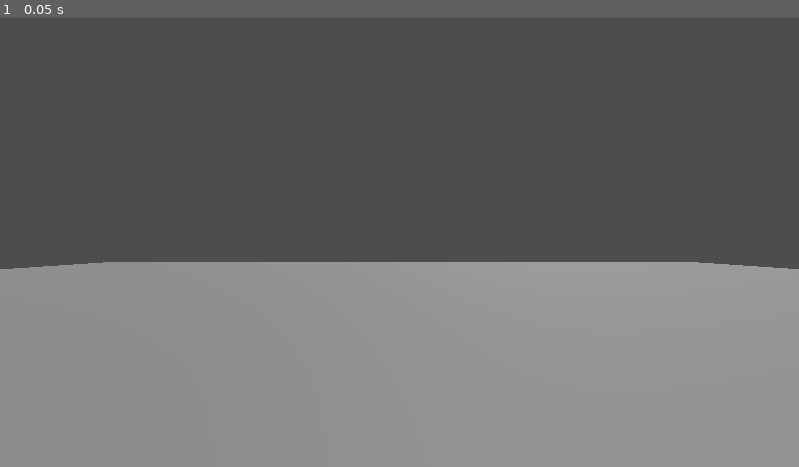
Above: before the commit, frame 1.
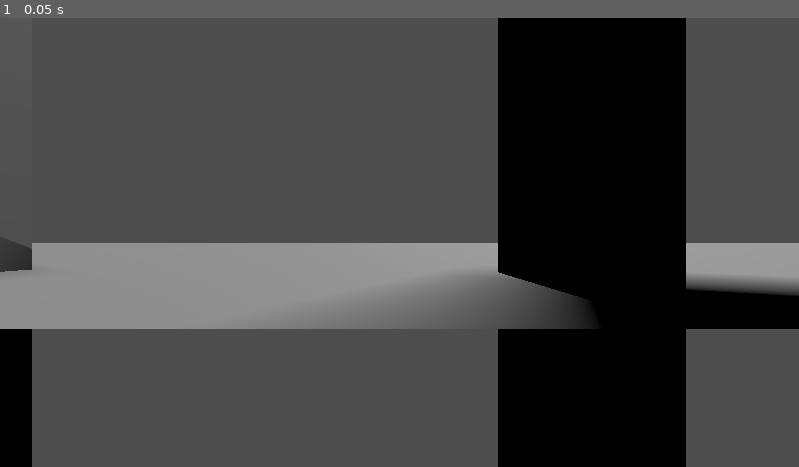
Above: after the commit, the same moment.

Repository: MayLaMaker/the-more-things-change
Game: Godot game, scene res://main.tscn
The game is run twice, just before and just after one commit, with the same random seed, the same clock (stepped at 60 frames per second) and the same inputs.
Inputs:
- Up to frame 1 (0.05 s): no input

The runs differ from the first frame. In frame 1, 54% of the frame differs, in the area x 0-100%, y 0-100%.

Commit message:
1st Save
I don't remember everything done here.

-Air Climbing

-Movement Based on Direction, and Position of Headset

-Use of Hand Mesh Rather Than the Animated VRHands

-Climbing Poles Test

Diff:
--- a/main.tscn
+++ b/main.tscn
@@ -1,13 +1,43 @@
-[gd_scene load_steps=5 format=3 uid="uid://tktbv6he63n6"]
+[gd_scene load_steps=15 format=3 uid="uid://tktbv6he63n6"]
 
 [ext_resource type="PackedScene" uid="uid://clc5dre31iskm" path="res://addons/godot-xr-tools/xr/start_xr.tscn" id="1_ig7tw"]
 [ext_resource type="PackedScene" uid="uid://byq66buv4im4p" path="res://player.tscn" id="2_0xm2m"]
 
 [sub_resource type="BoxShape3D" id="BoxShape3D_0xm2m"]
-size = Vector3(10, 0.1, 100)
+size = Vector3(50, 0.1, 50)
 
 [sub_resource type="BoxMesh" id="BoxMesh_h2yge"]
 size = Vector3(50, 0.1, 50)
+
+[sub_resource type="BoxShape3D" id="BoxShape3D_h2yge"]
+size = Vector3(0.1, 25, 0.1)
+
+[sub_resource type="BoxMesh" id="BoxMesh_0xm2m"]
+size = Vector3(0.1, 25, 0.1)
+
+[sub_resource type="BoxShape3D" id="BoxShape3D_1bvp3"]
+size = Vector3(0.13, 25, 0.13)
+
+[sub_resource type="BoxMesh" id="BoxMesh_1bvp3"]
+size = Vector3(0.13, 25, 0.13)
+
+[sub_resource type="BoxShape3D" id="BoxShape3D_lquwl"]
+size = Vector3(0.05, 25, 0.05)
+
+[sub_resource type="BoxMesh" id="BoxMesh_7mycd"]
+size = Vector3(0.05, 25, 0.05)
+
+[sub_resource type="BoxShape3D" id="BoxShape3D_272bh"]
+size = Vector3(0.025, 25, 0.025)
+
+[sub_resource type="BoxMesh" id="BoxMesh_5vw27"]
+size = Vector3(0.025, 25, 0.025)
+
+[sub_resource type="BoxShape3D" id="BoxShape3D_7mycd"]
+size = Vector3(0.008, 25, 0.008)
+
+[sub_resource type="BoxMesh" id="BoxMesh_272bh"]
+size = Vector3(0.008, 25, 0.008)
 
 [node name="Main" type="Node3D"]
 
@@ -19,7 +49,7 @@
 [node name="StartXR" parent="." instance=ExtResource("1_ig7tw")]
 
 [node name="Player" parent="." instance=ExtResource("2_0xm2m")]
-transform = Transform3D(1, 0, 0, 0, 1, 0, 0, 0, 1, -0.0987978, 1.7281919, 0.09611201)
+transform = Transform3D(1, 0, 0, 0, 1, 0, 0, 0, 1, -0.099, 0, 0.096)
 
 [node name="Ground" type="StaticBody3D" parent="."]
 
@@ -28,3 +58,52 @@
 
 [node name="MeshInstance3D" type="MeshInstance3D" parent="Ground/CollisionShape3D"]
 mesh = SubResource("BoxMesh_h2yge")
+
+[node name="Pole 0,1m" type="StaticBody3D" parent="."]
+
+[node name="CollisionShape3D 0,1m" type="CollisionShape3D" parent="Pole 0,1m"]
+shape = SubResource("BoxShape3D_h2yge")
+
+[node name="MeshInstance3D 0,1m" type="MeshInstance3D" parent="Pole 0,1m/CollisionShape3D 0,1m"]
+mesh = SubResource("BoxMesh_0xm2m")
+skeleton = NodePath("../../..")
+
+[node name="Pole 0,13m" type="StaticBody3D" parent="."]
+transform = Transform3D(1, 0, 0, 0, 1, 0, 0, 0, 1, -0.36601007, 0, 0)
+
+[node name="CollisionShape3D 0,13m" type="CollisionShape3D" parent="Pole 0,13m"]
+shape = SubResource("BoxShape3D_1bvp3")
+
+[node name="MeshInstance3D 0,13m" type="MeshInstance3D" parent="Pole 0,13m/CollisionShape3D 0,13m"]
+mesh = SubResource("BoxMesh_1bvp3")
+skeleton = NodePath("../../../Pole 0,1m")
+
+[node name="Pole 0,05m" type="StaticBody3D" parent="."]
+transform = Transform3D(1, 0, 0, 0, 1, 0, 0, 0, 1, 0.36018467, 0, 0)
+
+[node name="CollisionShape3D 0,05m" type="CollisionShape3D" parent="Pole 0,05m"]
+shape = SubResource("BoxShape3D_lquwl")
+
+[node name="MeshInstance3D 0,05m" type="MeshInstance3D" parent="Pole 0,05m/CollisionShape3D 0,05m"]
+mesh = SubResource("BoxMesh_7mycd")
+skeleton = NodePath("../../../Pole 0,13m")
+
+[node name="Pole 0,025m" type="StaticBody3D" parent="."]
+transform = Transform3D(1, 0, 0, 0, 1, 0, 0, 0, 1, 0.72036934, 0, 0)
+
+[node name="CollisionShape3D 0,025m" type="CollisionShape3D" parent="Pole 0,025m"]
+shape = SubResource("BoxShape3D_272bh")
+
+[node name="MeshInstance3D 0,025m" type="MeshInstance3D" parent="Pole 0,025m/CollisionShape3D 0,025m"]
+mesh = SubResource("BoxMesh_5vw27")
+skeleton = NodePath("../../../Pole 0,13m")
+
+[node name="Pole 0,008m" type="StaticBody3D" parent="."]
+transform = Transform3D(1, 0, 0, 0, 1, 0, 0, 0, 1, 1.049897, 0, 0)
+
+[node name="CollisionShape3D 0,008m" type="CollisionShape3D" parent="Pole 0,008m"]
+shape = SubResource("BoxShape3D_7mycd")
+
+[node name="MeshInstance3D 0,008m" type="MeshInstance3D" parent="Pole 0,008m/CollisionShape3D 0,008m"]
+mesh = SubResource("BoxMesh_272bh")
+skeleton = NodePath("../../../Pole 0,13m")
--- a/player.gd
+++ b/player.gd
@@ -1,30 +1,112 @@
 extends CharacterBody3D
 
 @onready var headset: XRCamera3D = $XROrigin3D/XRCamera3D
-var speed: float = 25.0
-var acceleration: float = 1.0
+# LeftStick Movement
+@export var speed: float = 25.0
+@export var acceleration: float = 1.0
 var input_vector: Vector2 = Vector2.ZERO
+@export var gravity: float = 9.8
+@export var air_control: float = 0 # 0 = no control in air, 1 = full control
+# Grabbing
+var left_grabbing := false
+var right_grabbing := false
+@onready var left_hand: XRController3D = $XROrigin3D/LeftController
+@onready var right_hand: XRController3D = $XROrigin3D/RightController
+var left_prev_pos: Vector3
+var right_prev_pos: Vector3
+@export var can_climb: bool = true
+@export var climb_strength: float = 1.0
+# Both Hand Climbing
+var both_hands_grabbing: bool = false
+var virtual_hand_start: Vector3 = Vector3.ZERO
+var virtual_hand_prev: Vector3 = Vector3.ZERO
+var virtual_hand_initialized: bool = false
+
+# Grab Functions
+func _on_left_controller_button_pressed(name: String) -> void:
+	if name == "grip_click":
+		left_grabbing = true
+		left_prev_pos = left_hand.global_transform.origin
+		print("Left grip pressed")
+
+func _on_left_controller_button_released(name: String) -> void:
+	if name == "grip_click":
+		left_grabbing = false
+		left_prev_pos = left_hand.global_transform.origin
+		print("Left grip released")
+
+func _on_right_controller_button_pressed(name: String) -> void:
+	if name == "grip_click":
+		right_grabbing = true
+		right_prev_pos = right_hand.global_transform.origin
+		print("Right grip pressed")
+
+func _on_right_controller_button_released(name: String) -> void:
+	if name == "grip_click":
+		right_grabbing = false
+		right_prev_pos = right_hand.global_transform.origin
+		print("Right grip released")
 
 # Update stick input from signal
 func _on_left_controller_input_vector_2_changed(name: String, value: Vector2) -> void:
 	input_vector = value
 
 func _physics_process(delta: float) -> void:
+	# Determine if both hands are grabbing
+	both_hands_grabbing = left_grabbing and right_grabbing
+
+	# Initialize virtual hand if both hands start grabbing
+	if both_hands_grabbing and not virtual_hand_initialized:
+		virtual_hand_start = (left_prev_pos + right_prev_pos) * 0.5
+		virtual_hand_prev = virtual_hand_start
+		virtual_hand_initialized = true
+
+	# Climbing logic
+	if can_climb and (left_grabbing or right_grabbing):
+		var climb_force := Vector3.ZERO
+
+		if both_hands_grabbing:
+			var current_midpoint = (left_hand.global_transform.origin + right_hand.global_transform.origin) * 0.5
+			climb_force = virtual_hand_prev - current_midpoint
+			virtual_hand_prev = current_midpoint
+		else:
+			if left_grabbing:
+				climb_force += left_prev_pos - left_hand.global_transform.origin
+				left_prev_pos = left_hand.global_transform.origin
+			if right_grabbing:
+				climb_force += right_prev_pos - right_hand.global_transform.origin
+				right_prev_pos = right_hand.global_transform.origin
+
+		# Apply climbing force
+		velocity += (climb_force / delta) * climb_strength
+
+	# Reset virtual hand when not both grabbing
+	if not both_hands_grabbing:
+		virtual_hand_initialized = false
+
+	# Normal movement
 	var basis: Basis = headset.global_transform.basis
-
 	var forward: Vector3 = -basis.z
 	forward.y = 0
 	forward = forward.normalized()
-
 	var right: Vector3 = basis.x
 	right.y = 0
 	right = right.normalized()
 
-	var target: Vector3 = (right * input_vector.x + forward * input_vector.y) * speed
+	var move_x = input_vector.x * 0.5
+	var move_y = input_vector.y
+	if move_y < 0:
+		move_y *= 0.5
+	var target: Vector3 = (right * move_x + forward * move_y) * speed
 
-	# Smooth acceleration (just like before)
-	velocity.x = lerp(velocity.x, target.x, acceleration * delta)
-	velocity.z = lerp(velocity.z, target.z, acceleration * delta)
-	velocity.y = 0  # keep vertical locked for now
+	if is_on_floor():
+		velocity.x = lerp(velocity.x, target.x, acceleration * delta)
+		velocity.z = lerp(velocity.z, target.z, acceleration * delta)
+	else:
+		velocity.x = lerp(velocity.x, target.x, acceleration * air_control * delta)
+		velocity.z = lerp(velocity.z, target.z, acceleration * air_control * delta)
+
+	# Apply gravity
+	velocity.y -= gravity * delta
 
 	move_and_slide()
--- a/player.tscn
+++ b/player.tscn
@@ -239,4 +239,8 @@
 skin = SubResource("Skin_1jxqw")
 surface_material_override/0 = ExtResource("3_i3pqv")
 
+[connection signal="button_pressed" from="XROrigin3D/LeftController" to="." method="_on_left_controller_button_pressed"]
+[connection signal="button_released" from="XROrigin3D/LeftController" to="." method="_on_left_controller_button_released"]
 [connection signal="input_vector2_changed" from="XROrigin3D/LeftController" to="." method="_on_left_controller_input_vector_2_changed"]
+[connection signal="button_pressed" from="XROrigin3D/RightController" to="." method="_on_right_controller_button_pressed"]
+[connection signal="button_released" from="XROrigin3D/RightController" to="." method="_on_right_controller_button_released"]
--- a/project.godot
+++ b/project.godot
@@ -1,3 +1,11 @@
+; Engine configuration file.
+; It's best edited using the editor UI and not directly,
+; since the parameters that go here are not all obvious.
+;
+; Format:
+;   [section] ; section goes between []
+;   param=value ; assign values to parameters
+
 config_version=5
 
 [application]
